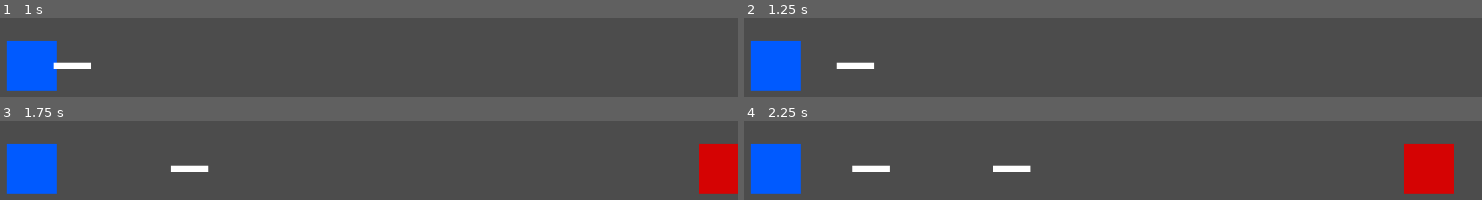
Above: before the commit, frames 1-4 (two rows, left to right).
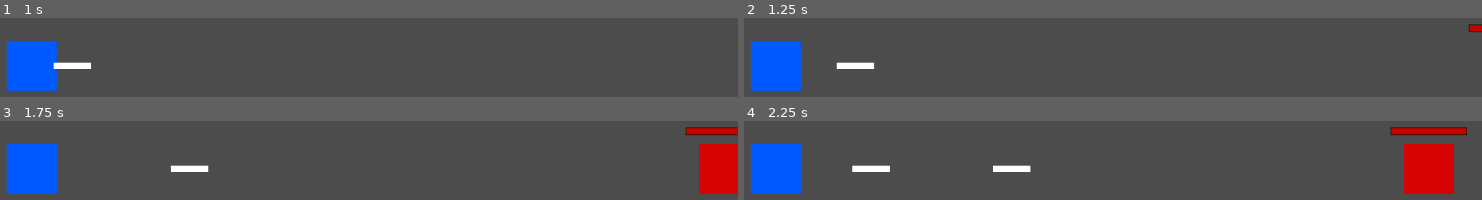
Above: after the commit, the same moments.

Repository: Flying-Octopus-Team/Asterielle
Game: Godot game, scene res://Scenes/World.tscn
Same seed, same stepped clock (60 frames per second), same inputs: the game is played once before the commit and once after it.
Inputs (mouse positions are in pixels of both pictures, inside the frame that each line leads up to):
- Up to frame 1 (1 s): tap Enter at 0.5 s; move the mouse to (outside the picture) at 0.52 s; click (outside the picture) at 0.6 s
- Up to frame 2 (1.25 s): no input
- Up to frame 3 (1.75 s): move the mouse to (outside the picture) at 1.27 s; click (outside the picture) at 1.35 s
- Up to frame 4 (2.25 s): move the mouse to (outside the picture) at 2.02 s; click (outside the picture) at 2.1 s

Frame 1 is identical in both runs. In frame 2, 0.2% of the frame differs, in the area x 98-100%, y 7-18%; in frame 3, 0.7%; in frame 4, 1.1%, in the area x 87-98%, y 7-18%.

Commit message:
Add hp bar for dwarves

Diff:
--- a/Scenes/Dwarf.tscn
+++ b/Scenes/Dwarf.tscn
@@ -31,5 +31,23 @@
 [node name="CollisionShape2D" type="CollisionShape2D" parent="DwarfSpace"]
 shape = SubResource( 2 )
 
+[node name="HPBar" type="Node2D" parent="."]
+
+[node name="Background" type="Sprite" parent="HPBar"]
+modulate = Color( 0.0235294, 0.117647, 0.00784314, 1 )
+position = Vector2( 0, -48 )
+scale = Vector2( 98, 10 )
+texture = ExtResource( 2 )
+
+[node name="HP" type="TextureProgress" parent="HPBar"]
+modulate = Color( 0.784314, 0.00392157, 0.00392157, 1 )
+margin_left = -48.0
+margin_top = -52.0
+margin_right = -47.0
+margin_bottom = -51.0
+rect_scale = Vector2( 96, 8 )
+value = 70.0
+texture_progress = ExtResource( 2 )
+
 [connection signal="area_entered" from="DwarfSpace" to="." method="_on_DwarfSpace_area_entered"]
 [connection signal="area_exited" from="DwarfSpace" to="." method="_on_DwarfSpace_area_exited"]
--- a/Scripts/Dwarf.gd
+++ b/Scripts/Dwarf.gd
@@ -8,6 +8,8 @@
 var velocity : Vector2
 
 func _ready():
+	$HPBar/HP.max_value = hp
+	$HPBar/HP.value = hp
 	go_forward()
 
 func _physics_process(delta):
@@ -17,14 +19,16 @@
 		on_collision_hit(collision)
 
 func on_collision_hit(collision):
-	# Because of collision layer and mask dwarf collided with arrow
-	# So we can remove it
+	# Because of collision layer and mask, dwarf definitly
+	# collided with arrow so we can remove it
 	collision.collider.queue_free()
 
 	hp -= 1
 	if hp <= 0:
 		emit_signal("died")
 		queue_free()
+	else:
+		$HPBar/HP.value = hp
 
 func _on_DwarfSpace_area_entered(area):
 	velocity = Vector2.ZERO
